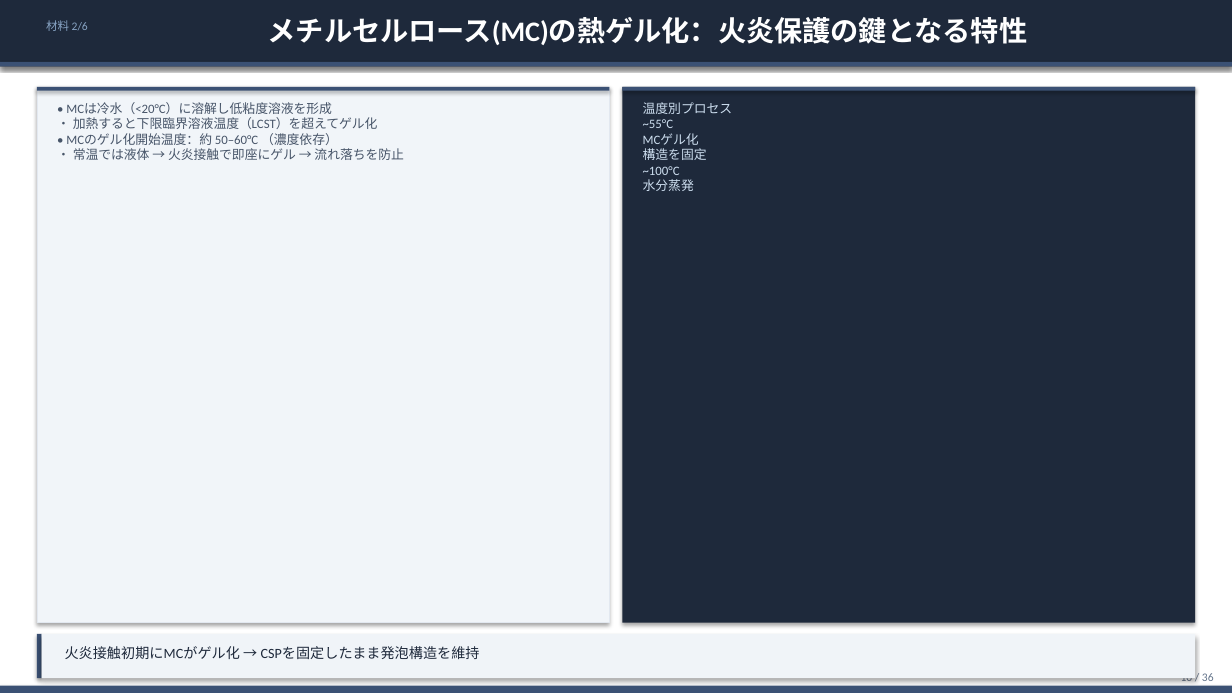
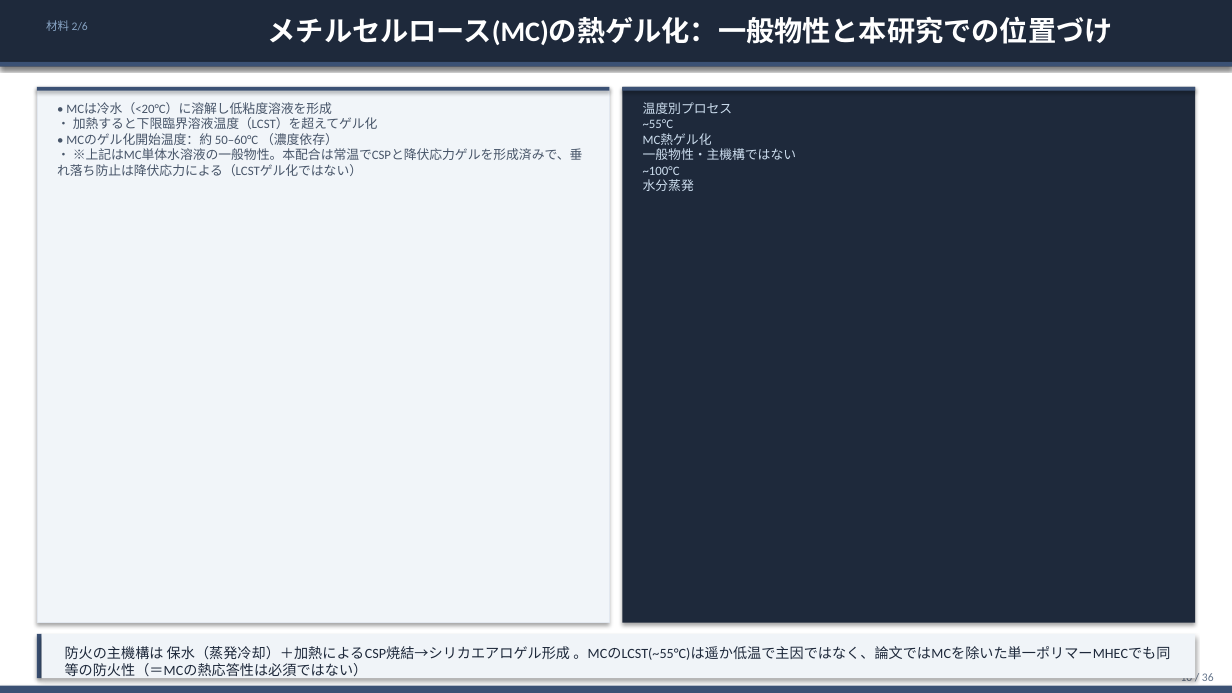
Before and after one commit to ytaisei0525-design/my-first-claude, a slide deck: slide 10 of slides.pptx. Drawn at 1232x693 pixels with LibreOffice and Linux fonts; fonts in the diff are those of the drawing. Boxes give left, top, right and bottom in pixels: in the first picture for what was removed or moved away, otherwise in the second. Text is boxed around its words. In the diff, an @@ line names an element or a change of style, - is before the commit and + after.

```diff
--- a/slides.pptx
+++ b/slides.pptx
@@ text at [268, 16, 1113, 45]: text changed @@
-メチルセルロース(MC)の熱ゲル化：火炎保護の鍵となる特性
+メチルセルロース(MC)の熱ゲル化：一般物性と本研究での位置づけ
@@ text at [57, 148, 583, 176]: text changed @@
-• 常温では液体 → 火炎接触で即座にゲル → 流れ落ちを防止
+• ※上記はMC単体水溶液の一般物性。本配合は常温でCSPと降伏応力ゲルを形成済みで、垂れ落ち防止は降伏応力による（LCSTゲル化ではない）
@@ text at [643, 133, 796, 160]: text changed @@
-MCゲル化
-構造を固定
+MC熱ゲル化
+一般物性・主機構ではない
@@ text at [65, 646, 1170, 680]: text changed @@
-火炎接触初期にMCがゲル化 → CSPを固定したまま発泡構造を維持
+防火の主機構は 保水（蒸発冷却）＋加熱によるCSP焼結→シリカエアロゲル形成 。MCのLCST(~55°C)は遥か低温で主因ではなく、論文ではMCを除いた単一ポリマーMHECでも同等の防火性（＝MCの熱応答性は必須ではない）
```
Also in this commit, not shown: 1 other file.
